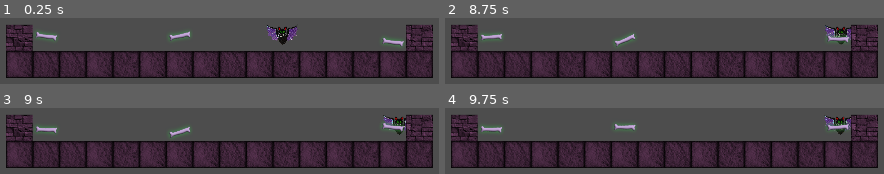
Above: before the commit, frames 1-4 (two rows, left to right).
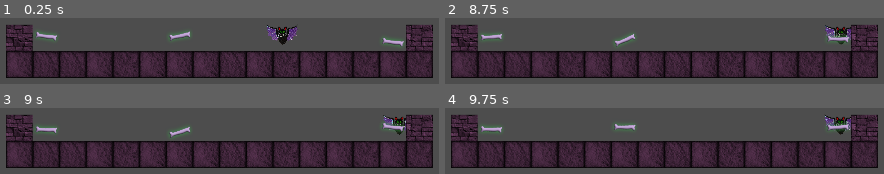
Above: after the commit, the same moments.

Repository: Drew-Wagner/Spectros
Game: Godot game, scene res://scenes/levels/template.tscn
Two runs of this game, one before a commit and one after it. Both use one fixed random seed, a clock stepped at 60 frames per second and the inputs below. This scene is started directly instead of the project's main scene.
Inputs:
- Up to frame 1 (0.25 s): no input
- Up to frame 2 (8.75 s): tap Space (toggle) every 0.75 s from 0.6 to 8.1 s
- Up to frame 3 (9 s): tap Space (toggle) at 8.85 s
- Up to frame 4 (9.75 s): tap Space (toggle) at 9.6 s

Frames 1-3 are identical in both runs. In frame 4, 0.2% of the frame differs, in the area x 86-93%, y 10-40%.

Commit message:
improve character movement slightly

Diff:
--- a/scripts/move_and_reflect.gd
+++ b/scripts/move_and_reflect.gd
@@ -20,6 +20,7 @@
 var gravity = ProjectSettings.get_setting("physics/2d/default_gravity")
 
 var in_stasis = false
+var was_on_wall_last_frame = false
 
 func _physics_process(delta):
 	if Engine.is_editor_hint(): return  # disables movement in the editor
@@ -31,8 +32,13 @@
 	if not is_on_floor():
 		velocity.y += gravity * delta
 
+
 	if is_on_wall():
-		isLookingRight = !isLookingRight
+		if was_on_wall_last_frame:
+			isLookingRight = !isLookingRight
+		was_on_wall_last_frame = true
+	else:
+		was_on_wall_last_frame = false
 
 	var direction = 1 if isLookingRight else -1
 
